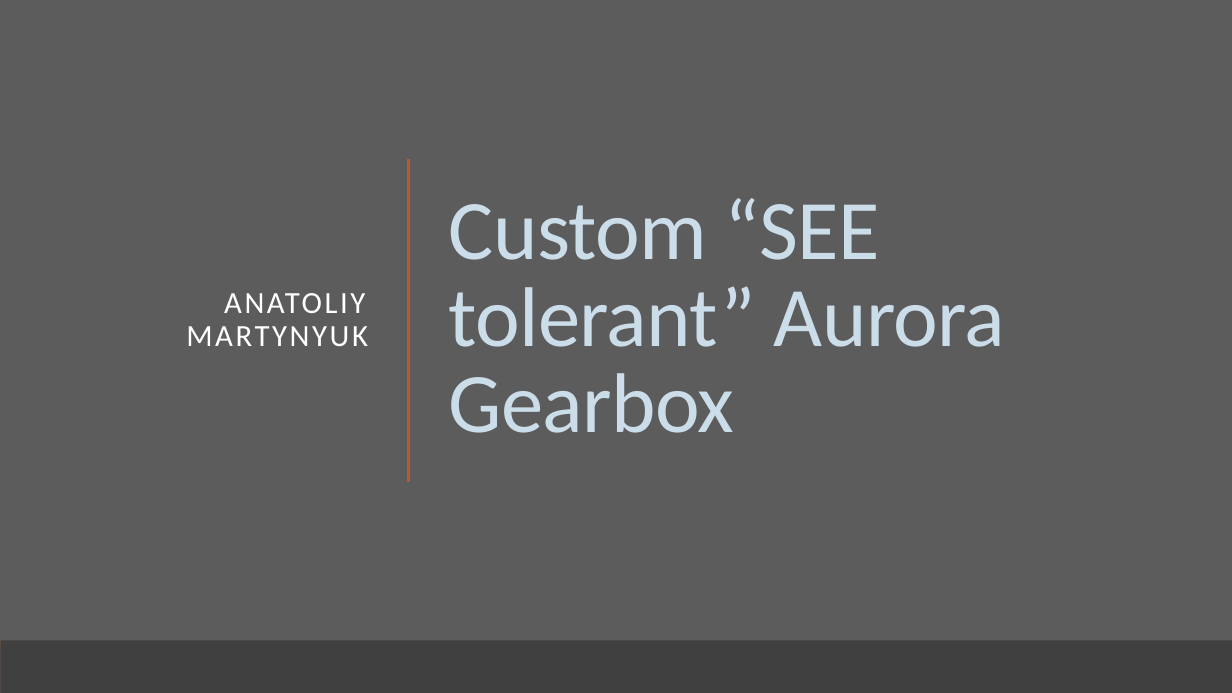
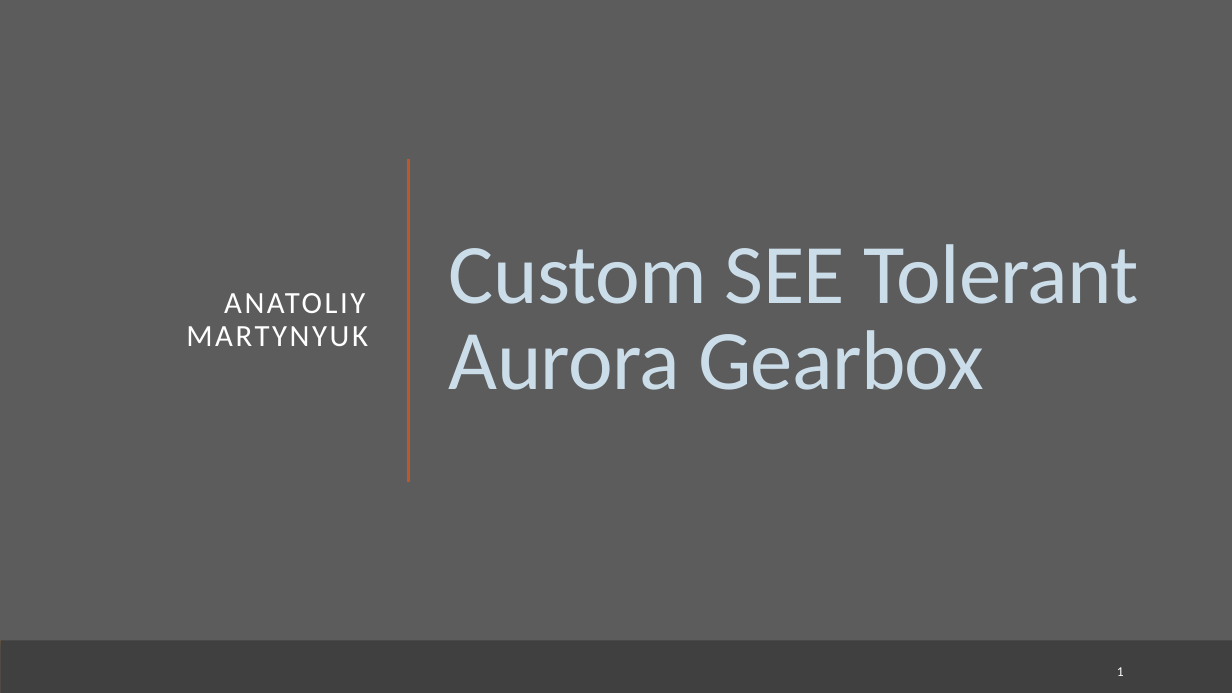
Before and after one commit to AnatoliyMartynyuk/YARR-rx-recovery, a slide deck: slide 1 of docs/thesis/SEE_tol_aurora_gbox.pptx. Drawn at 1232x693 pixels with LibreOffice and Linux fonts; fonts in the diff are those of the drawing. Boxes give left, top, right and bottom in pixels: in the first picture for what was removed or moved away, otherwise in the second. Text is boxed around its words. In the diff, an @@ line names an element or a change of style, - is before the commit and + after.

```diff
--- a/docs/thesis/SEE_tol_aurora_gbox.pptx
+++ b/docs/thesis/SEE_tol_aurora_gbox.pptx
@@ title at [449,244,1139,390]: text changed @@
-Custom “SEE tolerant” Aurora Gearbox
+Custom SEE Tolerant Aurora Gearbox
@@ page number added at [1117,667,1124,676], 10.5 pt, text #FFFFFF @@
+1
```
Also in this commit, not shown: 9 other slides changed, 8 other files.
